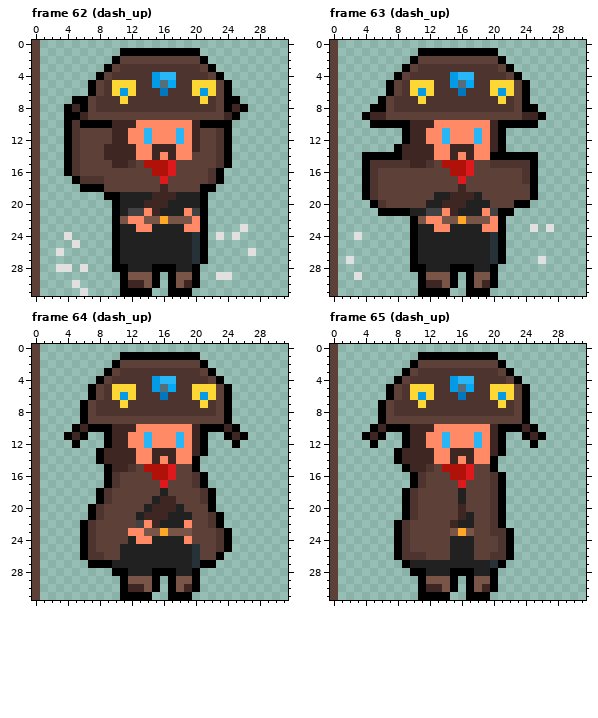
A pixel-art file gets an edit: assets/player/player_backup.ase. That is the earlier state.
32x32 pixels, 66 frames. Shown: frame 62 (dash_up), frame 63 (dash_up), frame 64 (dash_up), frame 65 (dash_up). The commit also changed other frames, which this record leaves out.
After:
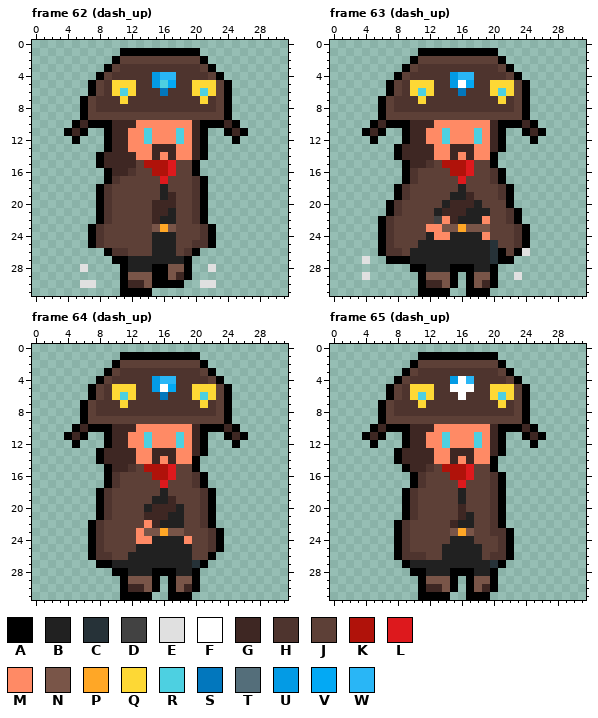
Palette (. is transparent): A #000000  B #212121  C #263238  D #424242  E #e0e0e0  F #ffffff  G #3e2723  H #4e342e  J #5d4037  K #b0120a  L #dd191d  M #ff8a65  N #795548  P #ffa726  Q #fdd835  R #4dd0e1  S #0277bd  T #546e7a  U #039be5  V #03a9f4  W #29b6f6
From old to new:
Changed rows in their new state; - is an unchanged pixel.
Frame 62 (dash_up):
first column x 0:
 0 .---------------------------
 1 .---------------------------
 2 .---------------------------
 3 .---------------------------
 4 .---------------------------
 5 .---------------R-----------
 6 .----------R---------R------
 7 .----.-------------------.--
 8 .---..-------------------..-
 9 .---..A-----------------A.--
10 .---.AG-----------------GA--
11 .----GA..A----R---R--A..-GA-
12 .---.A...A----R---R--A...A--
13 .---.....A--M--------A...---
14 .---....A-----------GA...---
15 .---....AG--G-------A....---
16 .---.....AGGH-------A...----
17 .----....AH---------HA..----
18 .-----..-H------B---H-.-----
19 .-------AHJJJJJJB-JJH-------
20 .-------AHJJJJJ--GJJH-------
21 .-------AHJJJJJ-G-JJH-------
22 .-------AHJJJJJGBBJJH-------
23 .------AHJJJJJJNPNJJJHA---.-
24 .---.--AHJJJJJJ---JJJHA.-.--
25 .----.-AHJJJJJJ---JJHHA-----
26 .--.-----AHHJJJ---JHA.-----.
27 .----------A-------A..------
28 .--..-----.------NNA.-E-----
29 .---------------ANGA.--..---
30 .----.EE--------A-A..EE-----
31 .-----.----------...--------
Frame 63 (dash_up):
first column x 0:
 0 .---------------------------
 1 .---------------------------
 2 .---------------------------
 3 .---------------------------
 4 .---------------------------
 5 .---------------F-----------
 6 .----------R---------R------
 7 .---------------------------
 8 .----.-------------------.--
 9 .---..A-----------------A..-
10 .-----G-----------------G---
11 .---AGA-------R---R-----AGA-
12 .----A--------R---R------A--
13 .---------------------------
14 .---....-------------.....--
15 .---.....A----------A.....--
16 .---.....AH---------HA....--
17 .---.....AH---------HA....--
18 .---....AH------B----HA...--
19 .---....AH---JJBB-J--HA...--
20 .----..AH---JJB--G-J--A..---
21 .-----.-HJJJJBG-G--BJJHA----
22 .-----AHJJJJJDMGBBBMJJHA----
23 .-----AHJJJJM-NNPNNNJJJHA.-.
24 .--.--AHJJJJ-MM----MJJJHA---
25 .-----AHJJJ----------JJHA---
26 .-----AHHJB-----------JAE---
27 .-.-E--AAAB-----------A---.-
28 .---------------------------
29 .--.E------------------E----
30 .---------------------------
31 .---------------------------
Frame 64 (dash_up):
first column x 0:
 0 .------------------------
 1 .------------------------
 2 .------------------------
 3 .------------------------
 4 .------------------------
 5 .---------------F--------
 6 .----------R---------R---
 7 .------------------------
 8 .------------------------
 9 .------------------------
10 .------------------------
11 .-------------R---R------
12 .-------------R---R------
13 .------------------------
14 .------------------------
15 .------------------------
16 .------------------------
17 .------------------------
18 .------------------------
19 .---------------B--------
20 .------.AH-----------H---
21 .------.AH---J-----J-HA.-
22 .-----.AH----J-----J-HA.-
23 .-----.AH---J------J--HA.
24 .-----.AH---J---------HA.
25 .-----.AH--JJ-------J-HA.
26 .-----.A-H-J--------J-A.-
27 .------.--------------.--
28 .------------------------
29 .------------------------
30 .------------------------
31 .------------------------
Frame 65 (dash_up):
first column x 0:
 0 .---------------------
 1 .---------------------
 2 .---------------------
 3 .---------------------
 4 .---------------F-----
 5 .--------------FFF----
 6 .----------R----F----R
 7 .---------------------
 8 .---------------------
 9 .---------------------
10 .---------------------
11 .-------------R---R---
12 .-------------R---R---
13 .---------------------
14 .---------------------
15 .---------------------
16 .---------------------
17 .---------------------
18 .---------------------
19 .---------------------
20 .---------------------
21 .---------------------
22 .---------------------
23 .---------------------
24 .---------------------
25 .-------------B---B---
26 .-------------B---B---
27 .---------------------
28 .---------------------
29 .---------------------
30 .---------------------
31 .---------------------
